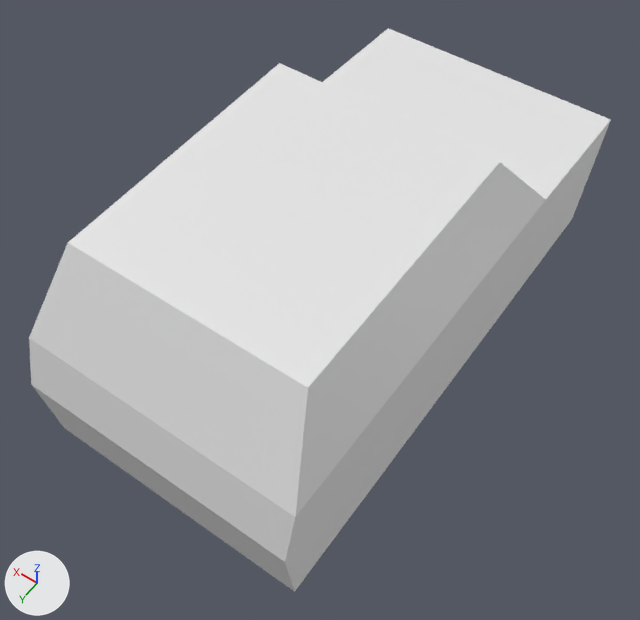
Two versions of the glTF model public/cars/car1.glb, one commit apart.
Camera for both pictures: a 50 mm lens placed at (-1.59, 2.43, 3.34), pointed at (-0.06, 0.28, -0.03). Arrows for +X, +Y and +Z are at lower left; the lights stay in place. Vertices at the same position are counted once.

The older version as bpy lines, for what is in view:
```python
mat_material = bpy.data.materials.new('Material')
mat_material.use_nodes = True; mat_material.node_tree.nodes.clear()
_N = mat_material.node_tree.nodes; _L = mat_material.node_tree.links
n0 = _N.new('ShaderNodeBsdfPrincipled'); n0.name = 'Principled BSDF'
n1 = _N.new('ShaderNodeOutputMaterial'); n1.name = 'Material Output'
n2 = _N.new('ShaderNodeMix'); n2.name = 'Mix'
n2.data_type = 'RGBA'
n2.blend_type = 'MULTIPLY'
n2.inputs[0].default_value = 1.0  # 'Factor'
n2.inputs[7].default_value = (0.8, 0.8, 0.8, 1.0)  # 'B', white #e7e7e7
n3 = _N.new('ShaderNodeVertexColor'); n3.name = 'Color Attribute'
_L.new(n0.outputs[0], n1.inputs[0])  # 'BSDF' to 'Surface'
_L.new(n2.outputs[2], n0.inputs[0])  # 'Result' to 'Base Color'
_L.new(n3.outputs[0], n2.inputs[6])  # 'Color' to 'A'
me_cube = bpy.data.meshes.new('Cube')
me_cube.from_pydata(...)  # 16 vertices, 28 faces; spans x -0.7..0.7, y -1.47..1.41, z -0.4..0.78
me_cube.materials.append(mat_material)
ob_cube = bpy.data.objects.new('Cube', me_cube)
ob_cube.location = (0.0, 0.0, 0.0)
```
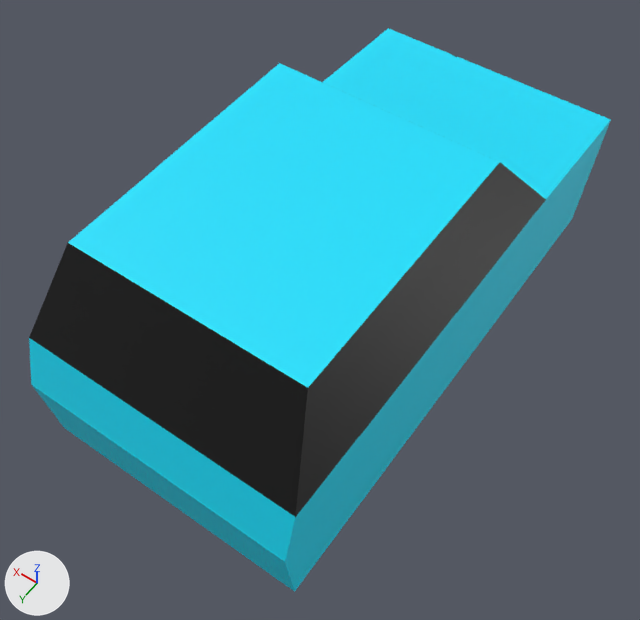
Changed parts and their boxes [x1, y1, x2, y2] in the pictures (640 x 620 px):
'Cube', surface changed: [29, 28, 611, 592] in both

Diff of the bpy script that builds the scene:
```diff
--- a/public/cars/car1.glb.py
+++ b/public/cars/car1.glb.py
@@ img_car1 @@
+img_car1 = load_image('car1', '_unpacked/car1', 1024, 1024, 'sRGB')
@@ mat_material @@
 n2 = _N.new('ShaderNodeMix'); n2.name = 'Mix'
 n2.inputs[0].default_value = 1.0  # 'Factor'
-n2.inputs[7].default_value = (0.8, 0.8, 0.8, 1.0)  # 'B', white #e7e7e7
 n3 = _N.new('ShaderNodeVertexColor'); n3.name = 'Color Attribute'
+n4 = _N.new('ShaderNodeTexImage'); n4.name = 'Image Texture'
+n4.image = img_car1
 _L.new(n0.outputs[0], n1.inputs[0])  # 'BSDF' to 'Surface'
 _L.new(n2.outputs[2], n0.inputs[0])  # 'Result' to 'Base Color'
-_L.new(n3.outputs[0], n2.inputs[6])  # 'Color' to 'A'
+_L.new(n3.outputs[0], n2.inputs[7])  # 'Color' to 'B'
+_L.new(n4.outputs[0], n2.inputs[6])  # 'Color' to 'A'
@@ me_cube @@
 me_cube.from_pydata(...)  # 16 vertices, 28 faces; spans x -0.7..0.7, y -1.47..1.41, z -0.4..0.78
 # used by ob_cube; location = (0.0, 0.0, 0.0)
+# me_cube part 1: texture (UV) coordinates of 28 of 28 faces, centred in x -0.7..0.7, y -1.43..1.39, z -0.4..0.77, changed; they spanned u 0.12..0.88, v 0.0..1.0 and now span u 0.0..1.0, v 0.0..0.8
 me_cube.materials.append(mat_material)
```
